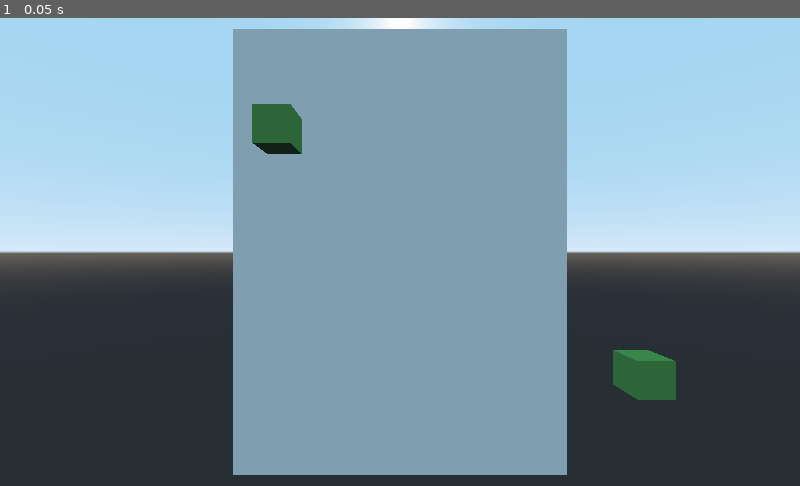
Above: before the commit, frame 1.
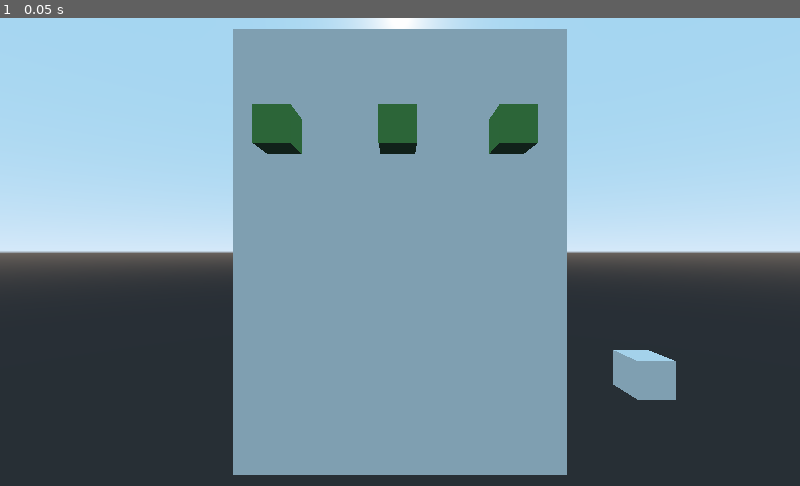
Above: after the commit, the same moment.

Repository: PMiguelez/Jogo
Game: Godot game, scene res://Cenas/Bebidas.tscn
The game is run twice, just before and just after one commit, with the same random seed, the same clock (stepped at 60 frames per second) and the same inputs. Before the commit the project has no main scene; this scene is started directly in both runs.
Inputs:
- Up to frame 1 (0.05 s): no input

The runs differ from the first frame. In frame 1, 1.9% of the frame differs, in the area x 47-85%, y 18-82%.
Error after the commit: Parse Error: The method "tuple" isn't declared in the current class. (res://Scripts/bebida)

Commit message:
Alterando versão do primeiro commit
O primeiro commit foi feito com uma versão desatualizada do projeto. Esse commit substituiu o primeiro commit pela versão mais recente que fizemos antes de colocar o trabalho no github

Diff:
--- a/Cenas/Bebidas.tscn
+++ b/Cenas/Bebidas.tscn
@@ -48,6 +48,34 @@
 [node name="CollisionShape" type="CollisionShape" parent="bebida 1"]
 shape = SubResource( 5 )
 
+[node name="bebida 2" type="StaticBody" parent="."]
+transform = Transform( 0.3, 0, 0, 0, 0.3, 0, 0, 0, 0.3, -0.0366015, 5, -8.5 )
+__meta__ = {
+"_edit_group_": true
+}
+
+[node name="MeshInstance" type="MeshInstance" parent="bebida 2"]
+mesh = SubResource( 3 )
+skeleton = NodePath("")
+material/0 = SubResource( 4 )
+
+[node name="CollisionShape" type="CollisionShape" parent="bebida 2"]
+shape = SubResource( 5 )
+
+[node name="bebida 3" type="StaticBody" parent="."]
+transform = Transform( 0.3, 0, 0, 0, 0.3, 0, 0, 0, 0.3, 1.84735, 5, -8.5 )
+__meta__ = {
+"_edit_group_": true
+}
+
+[node name="MeshInstance" type="MeshInstance" parent="bebida 3"]
+mesh = SubResource( 3 )
+skeleton = NodePath("")
+material/0 = SubResource( 4 )
+
+[node name="CollisionShape" type="CollisionShape" parent="bebida 3"]
+shape = SubResource( 5 )
+
 [node name="bebida final" type="StaticBody" parent="."]
 transform = Transform( 0.3, 0, 0, 0, 0.3, 0, 0, 0, 0.3, 4, 1, -8.5 )
 script = ExtResource( 1 )
@@ -63,3 +91,7 @@
 
 [node name="CollisionShape" type="CollisionShape" parent="bebida final"]
 shape = SubResource( 5 )
+
+[connection signal="input_event" from="bebida 1" to="bebida final" method="_on_bebida_1_input_event" binds= [ 1 ]]
+[connection signal="input_event" from="bebida 2" to="bebida final" method="_on_bebida_2_input_event" binds= [ 2 ]]
+[connection signal="input_event" from="bebida 3" to="bebida final" method="_on_bebida_3_input_event" binds= [ 3 ]]
--- a/Scripts/bebida final.gd
+++ b/Scripts/bebida final.gd
@@ -1,8 +1,23 @@
 extends StaticBody
 
-func _ready():
+var bebida = {}
+var bebidas = {(1):Color.red}
+
+func update_bebida():
 	var material = $MeshInstance.get_surface_material(0)
-	material.albedo_color = get_parent().get_node("bebida 1/MeshInstance").get_surface_material(0).albedo_color
-	$MeshInstance.set_surface_material(0,material)
+	material.albedo_color = bebidas[tuple(bebida)]
+	$MeshInstance.set_surface_material(0, material)
 
-	#get_node("MeshInstance").material_override.albedo_color = Color(0,0,0,1)
+func _on_bebida_1_input_event(camera, event, position, normal, shape_idx, index):
+	if (event is InputEventMouseButton and event.pressed):
+		bebida.add(index)
+
+
+func _on_bebida_2_input_event(camera, event, position, normal, shape_idx, index):
+	if (event is InputEventMouseButton and event.pressed):
+		bebida.add(index)
+
+
+func _on_bebida_3_input_event(camera, event, position, normal, shape_idx, index):
+	if (event is InputEventMouseButton and event.pressed):
+		bebida.add(index)
--- a/project.godot
+++ b/project.godot
@@ -11,6 +11,7 @@
 [application]
 
 config/name="SpacialBarman"
+run/main_scene="res://Cenas/Bebidas.tscn"
 config/icon="res://icon.png"
 
 [physics]
